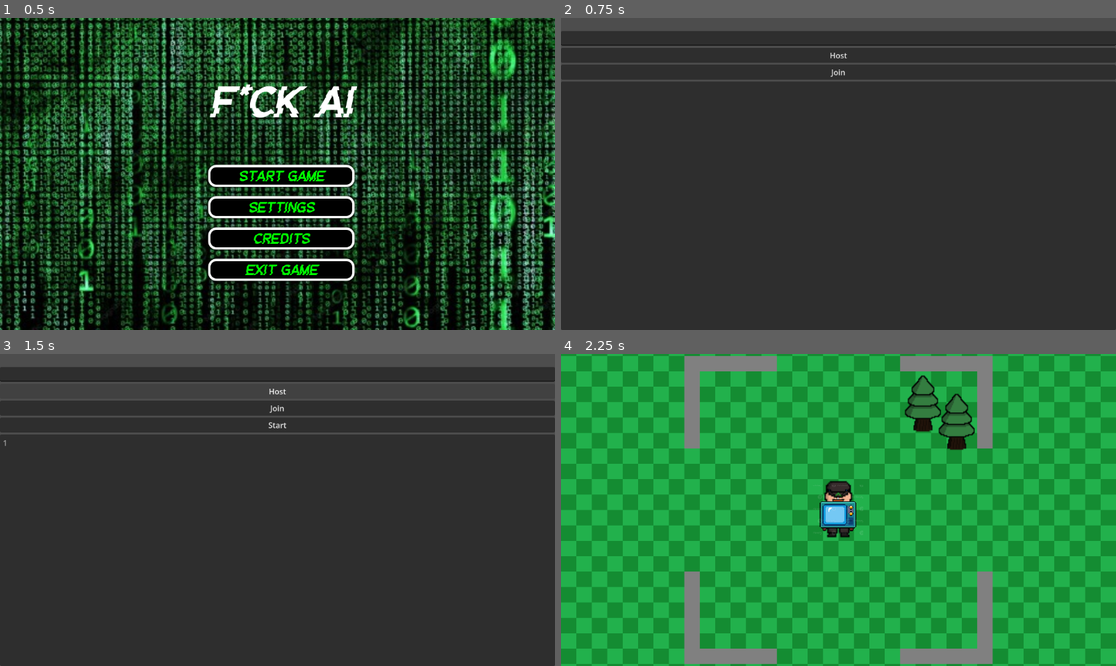
Above: before the commit, frames 1-4 (two rows, left to right).
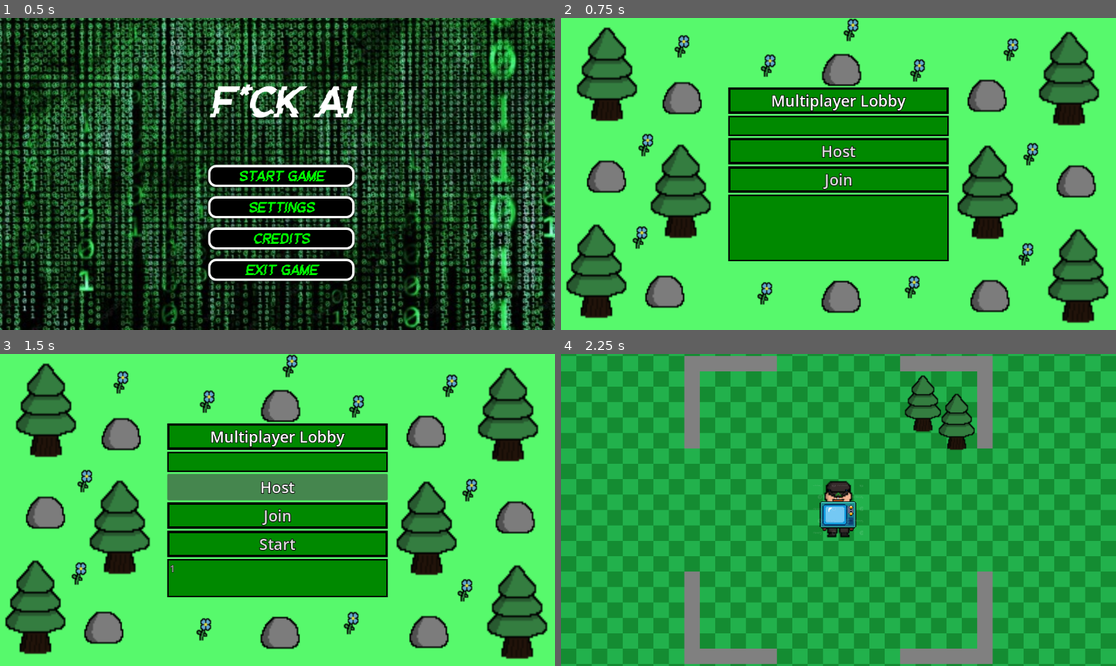
Above: after the commit, the same moments.

Repository: Ryu-Ong/prop
Game: Godot game, scene res://asset/Main_menu.tscn
The game is run twice, just before and just after one commit, with the same random seed, the same clock (stepped at 60 frames per second) and the same inputs.
Inputs:
- Up to frame 1 (0.5 s): no input
- Up to frame 2 (0.75 s): click "Start game" at 0.5 s
- Up to frame 3 (1.5 s): click "Host" at 1.25 s
- Up to frame 4 (2.25 s): click "Start" at 2 s

Frame 1 is identical in both runs. In frame 2, 99% of the frame differs, in the area x 0-100%, y 0-100%; in frame 3, 99%; in frame 4, nothing differs.

Commit message:
lobby update and added sprites

Diff:
--- a/lobby.tscn
+++ b/lobby.tscn
@@ -1,38 +1,207 @@
 [gd_scene format=3 uid="uid://lbs3p2auw5kc"]
 
 [ext_resource type="Script" uid="uid://hreduupmcnqg" path="res://lobby.gd" id="1_ll2xe"]
+[ext_resource type="PackedScene" uid="uid://b5sg086amhx76" path="res://props/rock.tscn" id="2_tftiq"]
+[ext_resource type="PackedScene" uid="uid://besd6uxyic2hh" path="res://props/Tree.tscn" id="3_1gg6n"]
+[ext_resource type="PackedScene" uid="uid://d0dglobpk6b55" path="res://props/blue_flower.tscn" id="4_x4164"]
+
+[sub_resource type="StyleBoxFlat" id="StyleBoxFlat_tftiq"]
+bg_color = Color(0, 0.5372549, 0, 1)
+border_width_left = 5
+border_width_top = 5
+border_width_right = 5
+border_width_bottom = 5
+border_color = Color(0, 0, 0, 1)
+
+[sub_resource type="StyleBoxFlat" id="StyleBoxFlat_8ldoj"]
+bg_color = Color(0, 0.5372549, 0, 1)
+border_width_left = 3
+border_width_top = 3
+border_width_right = 3
+border_width_bottom = 3
+border_color = Color(0, 0, 0, 1)
+
+[sub_resource type="SystemFont" id="SystemFont_ein8w"]
+
+[sub_resource type="StyleBoxFlat" id="StyleBoxFlat_gm5bj"]
+bg_color = Color(0, 0.5372549, 0, 1)
+border_width_left = 5
+border_width_top = 5
+border_width_right = 5
+border_width_bottom = 5
+border_color = Color(0, 0, 0, 1)
+
+[sub_resource type="StyleBoxFlat" id="StyleBoxFlat_g30ku"]
+bg_color = Color(0, 0.5372549, 0, 1)
+border_width_left = 5
+border_width_top = 5
+border_width_right = 5
+border_width_bottom = 5
+border_color = Color(0, 0, 0, 1)
+
+[sub_resource type="StyleBoxFlat" id="StyleBoxFlat_up7ya"]
+bg_color = Color(0, 0.5372549, 0, 1)
+border_width_left = 5
+border_width_top = 5
+border_width_right = 5
+border_width_bottom = 5
+border_color = Color(0, 0, 0, 1)
+
+[sub_resource type="StyleBoxFlat" id="StyleBoxFlat_mcopp"]
+bg_color = Color(0, 0.5372549, 0, 1)
+border_width_left = 3
+border_width_top = 3
+border_width_right = 3
+border_width_bottom = 3
+border_color = Color(0, 0, 0, 1)
 
 [node name="Lobby" type="Node" unique_id=180756617]
 script = ExtResource("1_ll2xe")
 
-[node name="VBoxContainer" type="VBoxContainer" parent="." unique_id=1759719044]
+[node name="ColorRect" type="ColorRect" parent="." unique_id=102798761]
 anchors_preset = 15
 anchor_right = 1.0
 anchor_bottom = 1.0
 grow_horizontal = 2
 grow_vertical = 2
+color = Color(0.34117648, 0.9764706, 0.42352942, 1)
+
+[node name="VBoxContainer" type="VBoxContainer" parent="." unique_id=1759719044]
+anchors_preset = 8
+anchor_left = 0.5
+anchor_top = 0.5
+anchor_right = 0.5
+anchor_bottom = 0.5
+offset_left = -229.0
+offset_top = -180.5
+offset_right = 229.0
+offset_bottom = 180.5
+grow_horizontal = 2
+grow_vertical = 2
 
 [node name="Label" type="Label" parent="VBoxContainer" unique_id=409210474]
 layout_mode = 2
+theme_override_colors/font_outline_color = Color(0, 0, 0, 1)
+theme_override_constants/outline_size = 5
+theme_override_font_sizes/font_size = 32
+theme_override_styles/normal = SubResource("StyleBoxFlat_tftiq")
+text = "Multiplayer Lobby"
+horizontal_alignment = 1
 
 [node name="LineEdit" type="LineEdit" parent="VBoxContainer" unique_id=34664296]
 layout_mode = 2
+theme_override_colors/font_outline_color = Color(0, 0, 0, 1)
+theme_override_constants/outline_size = 5
+theme_override_font_sizes/font_size = 24
+theme_override_styles/normal = SubResource("StyleBoxFlat_8ldoj")
 
 [node name="Button" type="Button" parent="VBoxContainer" unique_id=1068063589]
 layout_mode = 2
+theme_override_colors/font_outline_color = Color(0, 0, 0, 1)
+theme_override_constants/outline_size = 5
+theme_override_fonts/font = SubResource("SystemFont_ein8w")
+theme_override_font_sizes/font_size = 32
+theme_override_styles/normal = SubResource("StyleBoxFlat_gm5bj")
 text = "Host"
 
 [node name="Button2" type="Button" parent="VBoxContainer" unique_id=517463084]
 layout_mode = 2
+theme_override_colors/font_outline_color = Color(0, 0, 0, 1)
+theme_override_constants/outline_size = 5
+theme_override_font_sizes/font_size = 32
+theme_override_styles/normal = SubResource("StyleBoxFlat_g30ku")
 text = "Join"
 
 [node name="ButtonStart" type="Button" parent="VBoxContainer" unique_id=672257945]
 layout_mode = 2
+theme_override_colors/font_outline_color = Color(0, 0, 0, 1)
+theme_override_constants/outline_size = 5
+theme_override_font_sizes/font_size = 32
+theme_override_styles/normal = SubResource("StyleBoxFlat_up7ya")
 text = "Start"
 
 [node name="ItemList" type="ItemList" parent="VBoxContainer" unique_id=1682837703]
 layout_mode = 2
 size_flags_vertical = 3
+theme_override_colors/font_outline_color = Color(0, 0, 0, 1)
+theme_override_constants/outline_size = 3
+theme_override_font_sizes/font_size = 20
+theme_override_styles/panel = SubResource("StyleBoxFlat_mcopp")
+
+[node name="rock" parent="VBoxContainer" unique_id=711627764 instance=ExtResource("2_tftiq")]
+position = Vector2(-331, 218.5)
+
+[node name="rock2" parent="VBoxContainer" unique_id=1929149218 instance=ExtResource("2_tftiq")]
+position = Vector2(-210, 457.5)
+
+[node name="rock3" parent="VBoxContainer" unique_id=2103872767 instance=ExtResource("2_tftiq")]
+position = Vector2(-174, 55.5)
+
+[node name="Tree" parent="VBoxContainer" unique_id=1666608514 instance=ExtResource("3_1gg6n")]
+position = Vector2(-99, 219.5)
+
+[node name="Tree2" parent="VBoxContainer" unique_id=1304176004 instance=ExtResource("3_1gg6n")]
+position = Vector2(-274, 385.5)
+
+[node name="Tree3" parent="VBoxContainer" unique_id=633640403 instance=ExtResource("3_1gg6n")]
+position = Vector2(-252, -23.5)
+
+[node name="Tree4" parent="VBoxContainer" unique_id=1722027079 instance=ExtResource("3_1gg6n")]
+position = Vector2(707, -14.5)
+
+[node name="Tree5" parent="VBoxContainer" unique_id=1681327268 instance=ExtResource("3_1gg6n")]
+position = Vector2(538, 221.5)
+
+[node name="Tree6" parent="VBoxContainer" unique_id=742331811 instance=ExtResource("3_1gg6n")]
+position = Vector2(726, 395.5)
+
+[node name="rock4" parent="VBoxContainer" unique_id=1159065888 instance=ExtResource("2_tftiq")]
+position = Vector2(465, 466.5)
+
+[node name="rock5" parent="VBoxContainer" unique_id=636380407 instance=ExtResource("2_tftiq")]
+position = Vector2(644, 228.5)
+
+[node name="rock6" parent="VBoxContainer" unique_id=1986497464 instance=ExtResource("2_tftiq")]
+position = Vector2(459, 50.5)
+
+[node name="Node2D5" parent="." unique_id=218200156 instance=ExtResource("4_x4164")]
+position = Vector2(175, 267)
+
+[node name="Node2D6" parent="." unique_id=933593908 instance=ExtResource("4_x4164")]
+position = Vector2(964, 494)
+
+[node name="Node2D7" parent="." unique_id=1398266928 instance=ExtResource("4_x4164")]
+position = Vector2(933, 69)
+
+[node name="Node2D8" parent="." unique_id=1742259151 instance=ExtResource("4_x4164")]
+position = Vector2(974, 286)
+
+[node name="Node2D9" parent="." unique_id=1948574680 instance=ExtResource("4_x4164")]
+position = Vector2(250, 62)
+
+[node name="Node2D10" parent="." unique_id=927921439 instance=ExtResource("4_x4164")]
+position = Vector2(163, 459)
+
+[node name="Node2D" parent="." unique_id=145817119 instance=ExtResource("4_x4164")]
+position = Vector2(422, 575)
+
+[node name="Node2D2" parent="." unique_id=930477270 instance=ExtResource("4_x4164")]
+position = Vector2(728, 562)
+
+[node name="Node2D3" parent="." unique_id=1681173196 instance=ExtResource("4_x4164")]
+position = Vector2(429, 102)
+
+[node name="Node2D4" parent="." unique_id=1924815883 instance=ExtResource("4_x4164")]
+position = Vector2(601, 28)
+
+[node name="Node2D11" parent="." unique_id=804216130 instance=ExtResource("4_x4164")]
+position = Vector2(739, 112)
+
+[node name="rock" parent="." unique_id=1964644687 instance=ExtResource("2_tftiq")]
+position = Vector2(504, 141)
+
+[node name="rock2" parent="." unique_id=1537778769 instance=ExtResource("2_tftiq")]
+position = Vector2(503, 612)
 
 [connection signal="pressed" from="VBoxContainer/Button" to="." method="_on_host_pressed"]
 [connection signal="pressed" from="VBoxContainer/Button2" to="." method="_on_join_pressed"]
--- /dev/null
+++ b/props/blue_flower.gd
@@ -0,0 +1,11 @@
+extends Sprite2D
+
+
+# Called when the node enters the scene tree for the first time.
+func _ready() -> void:
+	add_to_group("props")
+
+
+# Called every frame. 'delta' is the elapsed time since the previous frame.
+func _process(delta: float) -> void:
+	pass
--- /dev/null
+++ b/props/blue_flower.tscn
@@ -0,0 +1,12 @@
+[gd_scene format=3 uid="uid://d0dglobpk6b55"]
+
+[ext_resource type="Texture2D" uid="uid://xcy3rs75hmbx" path="res://asset/blue_flower.png" id="1_bbmgc"]
+[ext_resource type="Script" uid="uid://bsfpudesu3cp3" path="res://props/blue_flower.gd" id="2_bbmgc"]
+
+[node name="Node2D" type="Node2D" unique_id=218200156]
+
+[node name="Sprite2D" type="Sprite2D" parent="." unique_id=2052291153]
+position = Vector2(-9.536743e-07, 1.4305115e-06)
+scale = Vector2(2, 2)
+texture = ExtResource("1_bbmgc")
+script = ExtResource("2_bbmgc")
--- /dev/null
+++ b/props/fence_front.gd
@@ -0,0 +1,11 @@
+extends Sprite2D
+
+
+# Called when the node enters the scene tree for the first time.
+func _ready() -> void:
+	add_to_group("props")
+
+
+# Called every frame. 'delta' is the elapsed time since the previous frame.
+func _process(delta: float) -> void:
+	pass
--- a/props/fence_front.tscn
+++ b/props/fence_front.tscn
@@ -1,6 +1,7 @@
 [gd_scene format=3 uid="uid://nymhwc735ay"]
 
 [ext_resource type="Texture2D" uid="uid://ca2tt73bvo34e" path="res://asset/fence_front.png" id="1_1yk8n"]
+[ext_resource type="Script" uid="uid://47ub11h2c3iu" path="res://props/fence_front.gd" id="2_plfa0"]
 
 [sub_resource type="RectangleShape2D" id="RectangleShape2D_a0367"]
 size = Vector2(128, 8)
@@ -11,6 +12,7 @@
 position = Vector2(-2.861023e-06, 2.861023e-06)
 scale = Vector2(4, 4)
 texture = ExtResource("1_1yk8n")
+script = ExtResource("2_plfa0")
 
 [node name="CollisionShape2D" type="CollisionShape2D" parent="." unique_id=349557350]
 position = Vector2(0, 60)
--- /dev/null
+++ b/props/fence_left.gd
@@ -0,0 +1,11 @@
+extends StaticBody2D
+
+
+# Called when the node enters the scene tree for the first time.
+func _ready() -> void:
+	add_to_group("props")
+
+
+# Called every frame. 'delta' is the elapsed time since the previous frame.
+func _process(delta: float) -> void:
+	pass
--- a/props/fence_left.tscn
+++ b/props/fence_left.tscn
@@ -1,11 +1,13 @@
 [gd_scene format=3 uid="uid://b2mfy2rhi87c4"]
 
 [ext_resource type="Texture2D" uid="uid://cbfa4hbk7alv8" path="res://asset/fence_left.png" id="1_2bbno"]
+[ext_resource type="Script" uid="uid://g4jx1i12vren" path="res://props/fence_left.gd" id="1_70ofe"]
 
 [sub_resource type="RectangleShape2D" id="RectangleShape2D_0i64n"]
 size = Vector2(24, 128)
 
 [node name="FenceLeft" type="StaticBody2D" unique_id=935924741]
+script = ExtResource("1_70ofe")
 
 [node name="Sprite2D" type="Sprite2D" parent="." unique_id=1744767634]
 position = Vector2(3.8146973e-06, -3.8146973e-06)
--- /dev/null
+++ b/props/fence_right.gd
@@ -0,0 +1,11 @@
+extends StaticBody2D
+
+
+# Called when the node enters the scene tree for the first time.
+func _ready() -> void:
+	add_to_group("props")
+
+
+# Called every frame. 'delta' is the elapsed time since the previous frame.
+func _process(delta: float) -> void:
+	pass
--- /dev/null
+++ b/props/fence_right.tscn
@@ -0,0 +1,19 @@
+[gd_scene format=3 uid="uid://c1sx73a86jh05"]
+
+[ext_resource type="Script" uid="uid://ni0lwbiapa2c" path="res://props/fence_right.gd" id="1_knhad"]
+[ext_resource type="Texture2D" uid="uid://c7jraeae56fsb" path="res://asset/fence_right.png" id="2_0ir2x"]
+
+[sub_resource type="RectangleShape2D" id="RectangleShape2D_g2k6k"]
+size = Vector2(24, 128)
+
+[node name="fence_right" type="StaticBody2D" unique_id=839078391]
+script = ExtResource("1_knhad")
+
+[node name="Sprite2D" type="Sprite2D" parent="." unique_id=2062635760]
+position = Vector2(1.9073486e-06, -3.8146973e-06)
+scale = Vector2(4, 3.9999998)
+texture = ExtResource("2_0ir2x")
+
+[node name="CollisionShape2D" type="CollisionShape2D" parent="." unique_id=1641901185]
+position = Vector2(-52, 0)
+shape = SubResource("RectangleShape2D_g2k6k")
--- /dev/null
+++ b/props/rock.gd
@@ -0,0 +1,11 @@
+extends StaticBody2D
+
+
+# Called when the node enters the scene tree for the first time.
+func _ready() -> void:
+	add_to_group("props")
+
+
+# Called every frame. 'delta' is the elapsed time since the previous frame.
+func _process(delta: float) -> void:
+	pass
--- /dev/null
+++ b/props/rock.tscn
@@ -0,0 +1,20 @@
+[gd_scene format=3 uid="uid://b5sg086amhx76"]
+
+[ext_resource type="Script" uid="uid://c8ou1t31fnf3y" path="res://props/rock.gd" id="1_68h2w"]
+[ext_resource type="Texture2D" uid="uid://cinqau1q2p7ob" path="res://asset/rock.png" id="2_wecdg"]
+
+[sub_resource type="CircleShape2D" id="CircleShape2D_46y1q"]
+radius = 40.792156
+
+[node name="rock" type="StaticBody2D" unique_id=711627764]
+position = Vector2(-80, 32)
+script = ExtResource("1_68h2w")
+
+[node name="Sprite2D" type="Sprite2D" parent="." unique_id=1635541550]
+position = Vector2(79.99999, -23.999998)
+scale = Vector2(2.9999998, 2.9999998)
+texture = ExtResource("2_wecdg")
+
+[node name="CollisionShape2D" type="CollisionShape2D" parent="." unique_id=1135716417]
+position = Vector2(80, -24)
+shape = SubResource("CircleShape2D_46y1q")
Binary file added: asset/blue_flower.png
Not shown, added: asset/blue_flower.png.import
Binary file added: asset/rock.png
Not shown, added: asset/rock.png.import
Not shown, added: props/blue_flower.gd.uid
Not shown, added: props/fence_front.gd.uid
Not shown, added: props/fence_left.gd.uid
Not shown, added: props/fence_right.gd.uid
Not shown, added: props/rock.gd.uid
